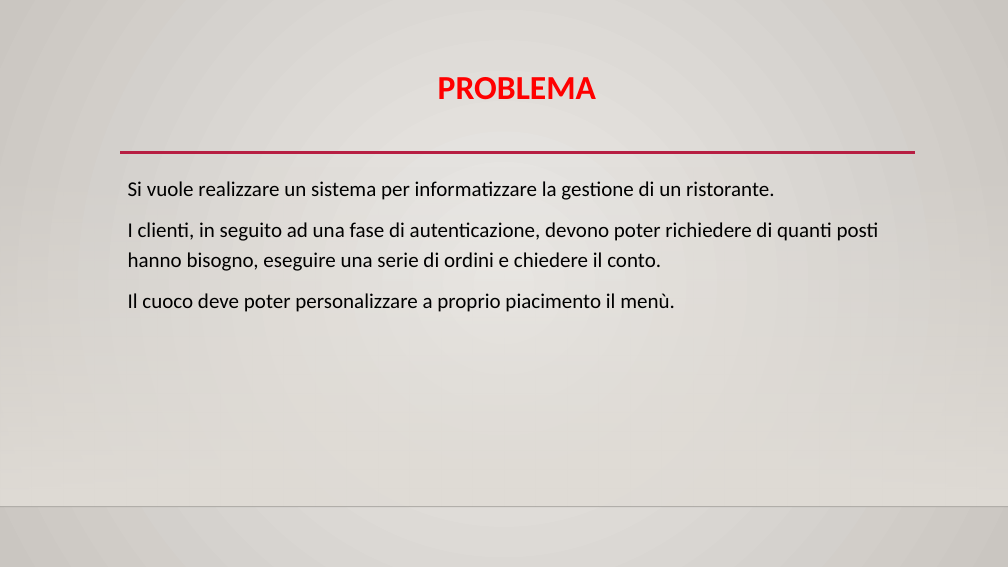
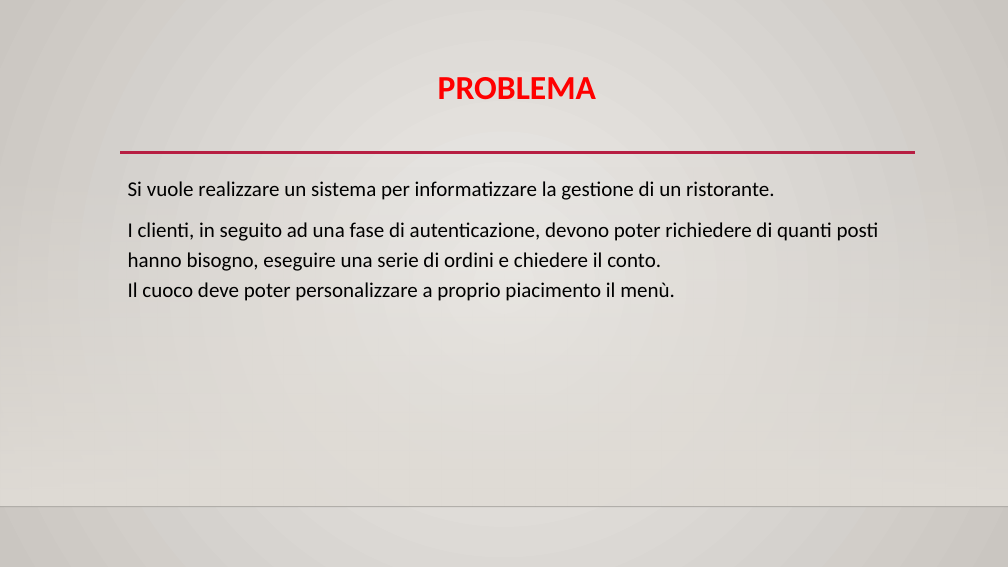
Before and after one commit to GaetanoRomeo22/Progetto_Ristorante, a slide deck: slide 2 of Presentazione_Progetto_Ristorante.pptx. Drawn at 1008x567 pixels with LibreOffice and Linux fonts; fonts in the diff are those of the drawing; background and template pictures are left out. Boxes give left, top, right and bottom in pixels: in the first picture for what was removed or moved away, otherwise in the second. Text is boxed around its words. In the diff, an @@ line names an element or a change of style, - is before the commit and + after.

```diff
--- a/Presentazione_Progetto_Ristorante.pptx
+++ b/Presentazione_Progetto_Ristorante.pptx
@@ text at [128,282,675,301]: less space between paragraphs @@
```
Also in this commit, not shown: 7 other slides changed, 14 other files.
